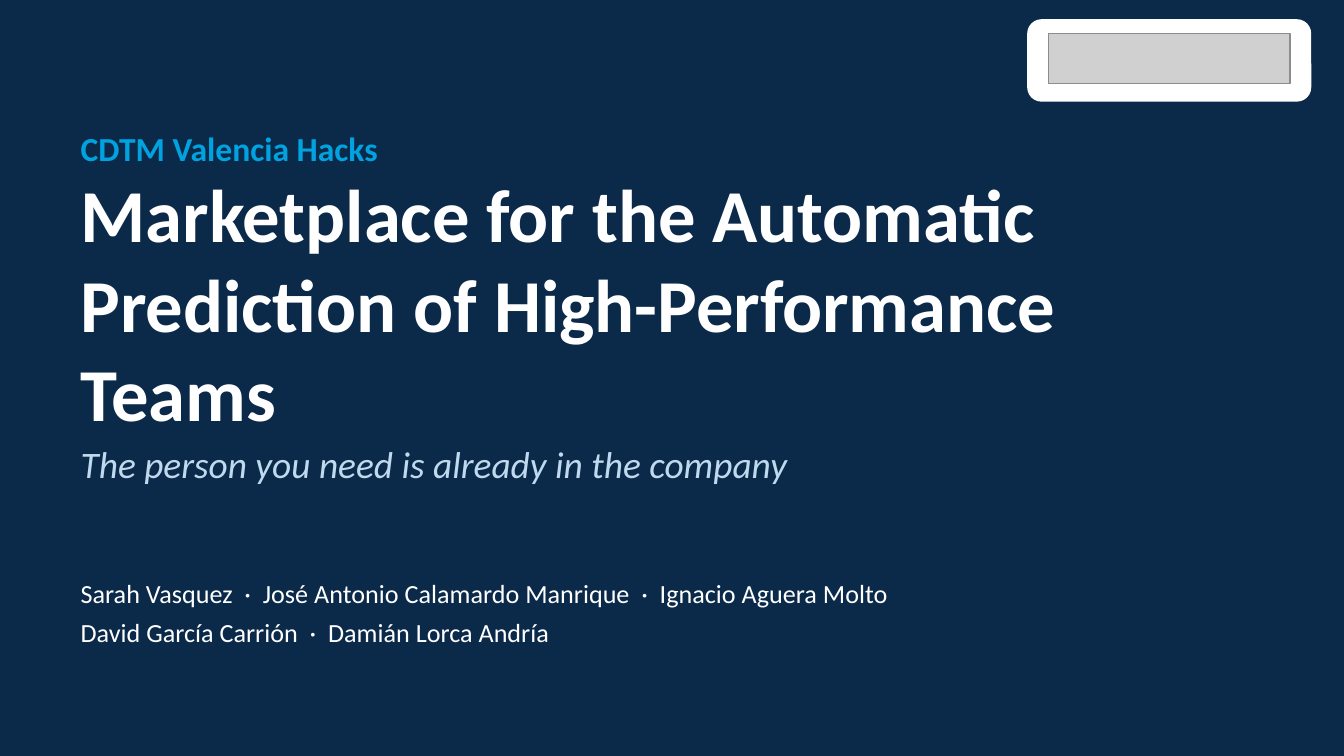
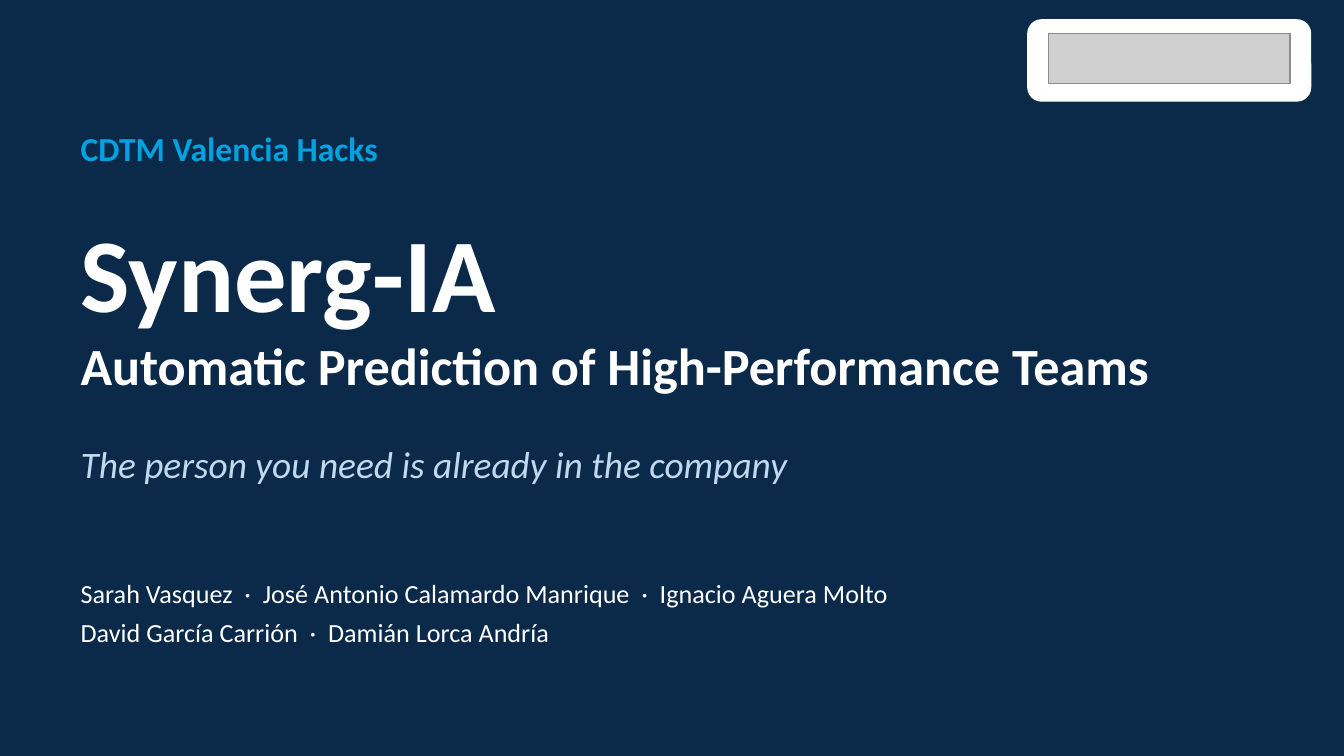
Before and after one commit to igagmol/hackaton-saturday, a slide deck: slide 1 of pitch/NTTDATA_pitch_deck.pptx. Drawn at 1344x756 pixels with LibreOffice and Linux fonts; fonts in the diff are those of the drawing; grey boxes stand for pictures. Boxes give left, top, right and bottom in pixels: in the first picture for what was removed or moved away, otherwise in the second. Text is boxed around its words. In the diff, an @@ line names an element or a change of style, - is before the commit and + after.

```diff
--- a/pitch/NTTDATA_pitch_deck.pptx
+++ b/pitch/NTTDATA_pitch_deck.pptx
@@ text at box(81, 243, 1149, 394): text changed; size 40 to 28 pt @@
-Marketplace for the Automatic Prediction of High-Performance Teams
+Synerg-IA
+Automatic Prediction of High-Performance Teams
```
Also in this commit, not shown: 2 other slides changed, 5 other files.
